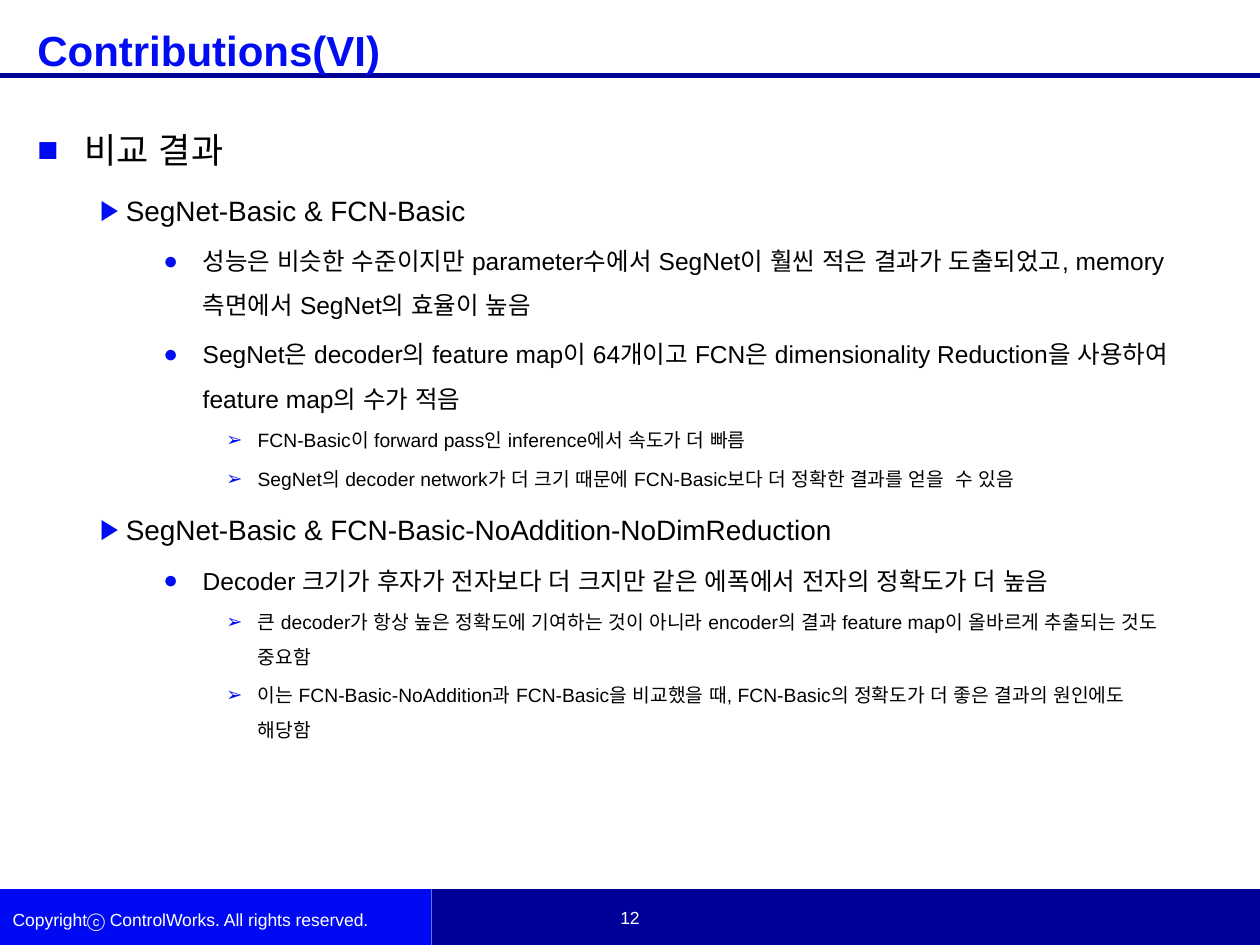
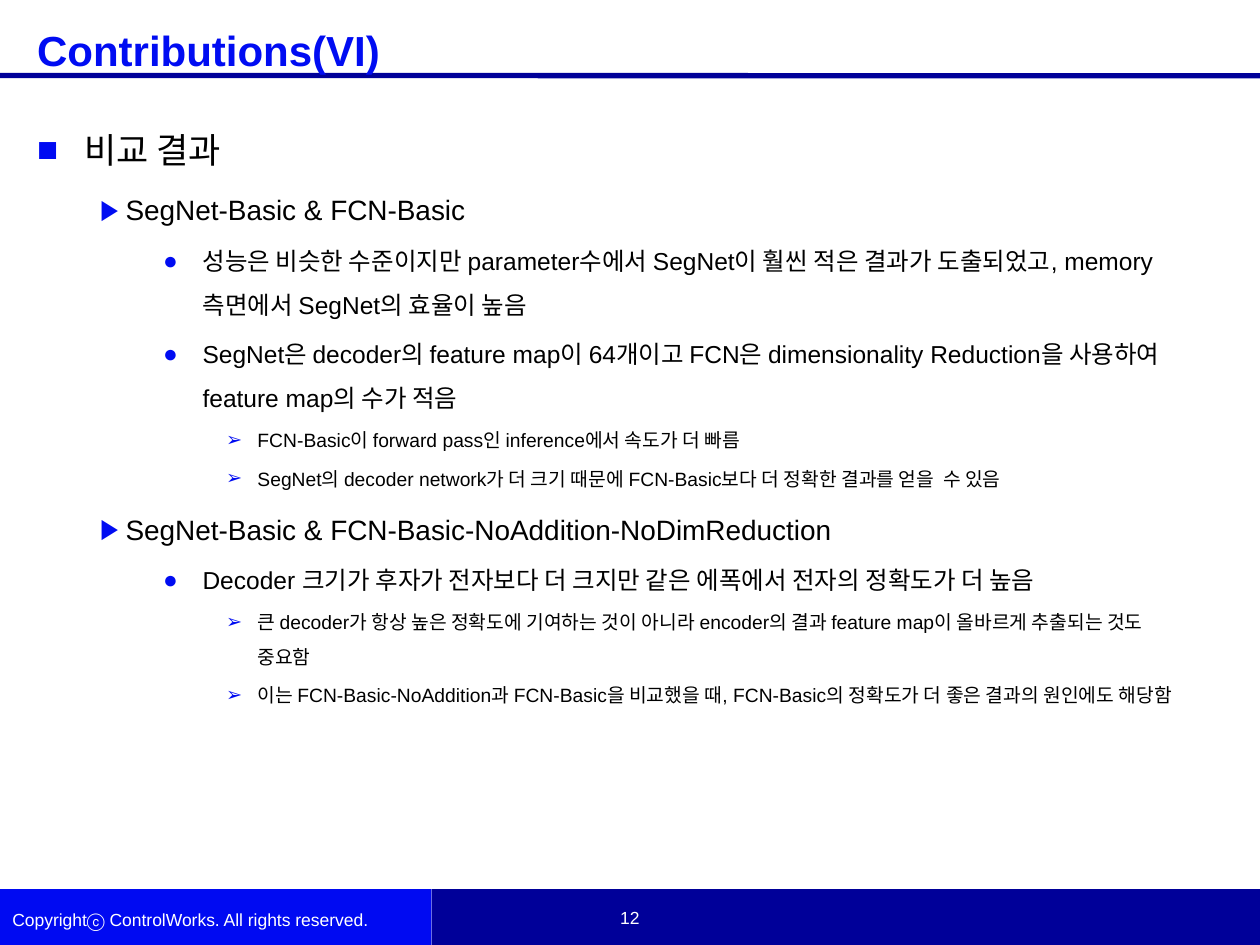
Before and after one commit to woojinKwon/deep_learning_paper, a slide deck: slide 12 of SegNet_A Deep Convolutional Encoder-Decoder Architecture for Image Segmentation_논문정리_fixed.pptx. Drawn at 1260x945 pixels with LibreOffice and Linux fonts; fonts in the diff are those of the drawing; background and template pictures are left out. Boxes give left, top, right and bottom in pixels: in the first picture for what was removed or moved away, otherwise in the second. Text is boxed around its words. In the diff, an @@ line names an element or a change of style, - is before the commit and + after.

```diff
--- a/SegNet_A Deep Convolutional Encoder-Decoder Architecture for Image Segmentation_논문정리_fixed.pptx
+++ b/SegNet_A Deep Convolutional Encoder-Decoder Architecture for Image Segmentation_논문정리_fixed.pptx
@@ text "비교 결과" at [84, 134, 1172, 705]: indent changed @@
@@ text "Copyrightⓒ ControlWorks. All rights reserved." rewrapped from [224, 913, 369, 930] to [110, 913, 368, 930] @@
```
Also in this commit, not shown: 9 other slides changed, 1 other file.
